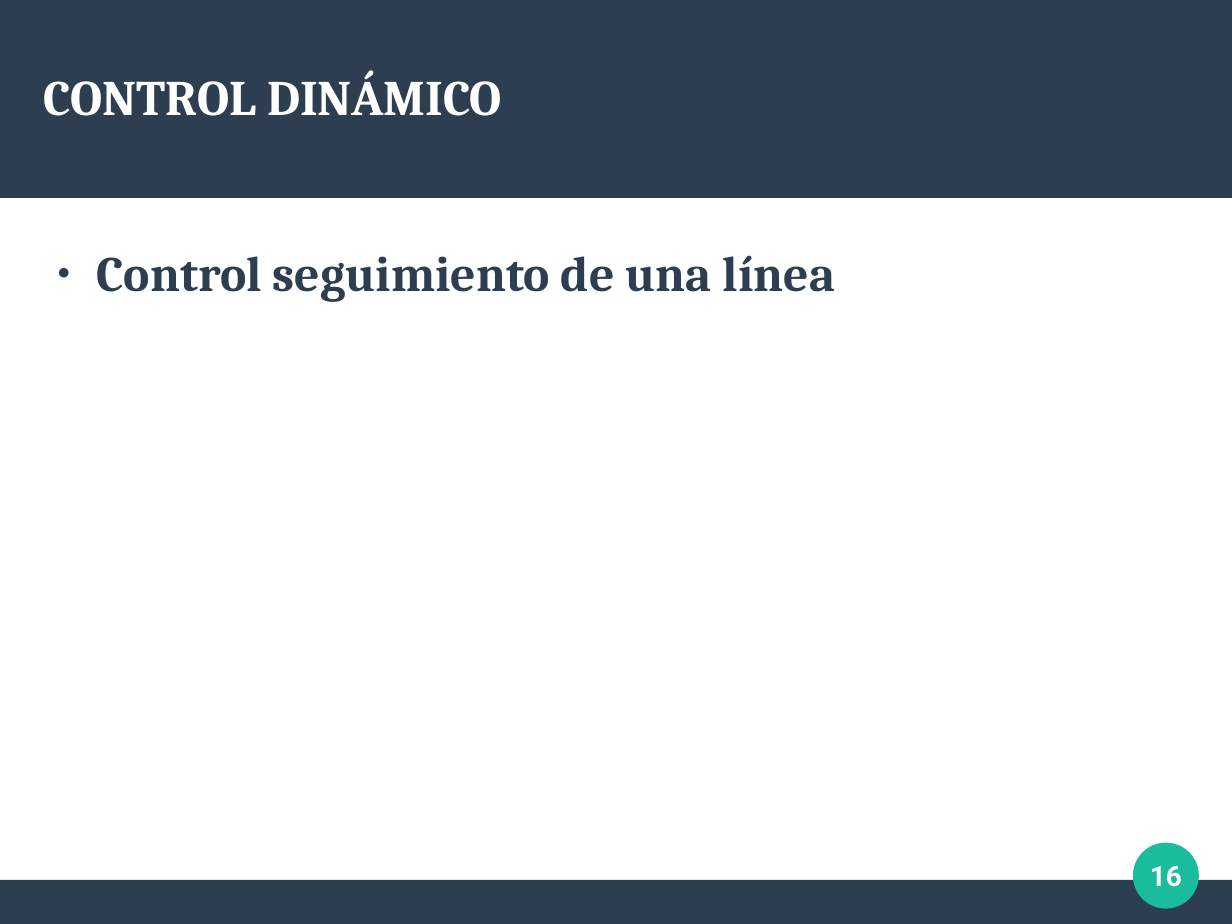
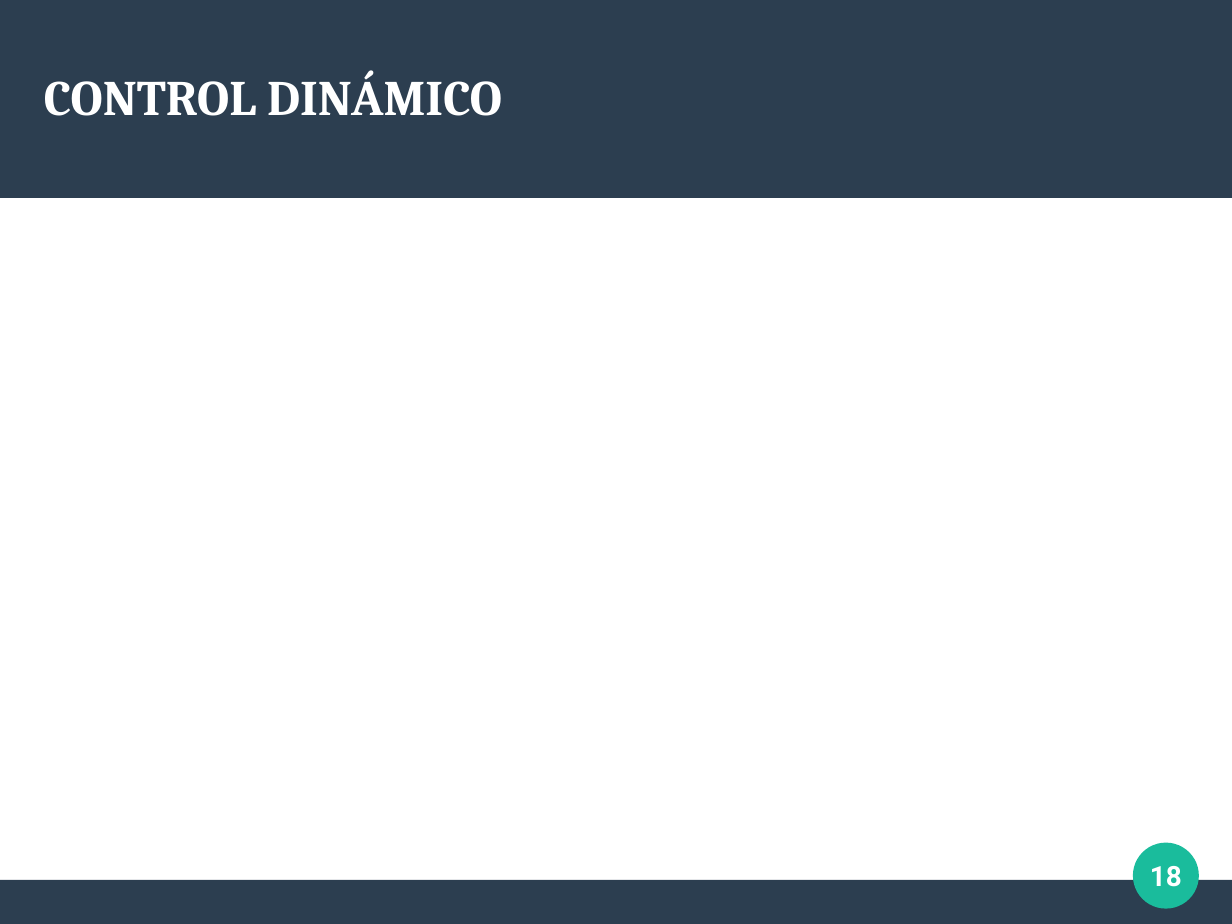
Before and after one commit to Arrivederccimamasita/Synchro_Drive_CyPR, a slide deck: slide 18 of Presentacion_defensa/defensa.odp (slide 16 before the commit). Drawn at 1232x924 pixels with LibreOffice and Linux fonts; fonts in the diff are those of the drawing. Boxes give left, top, right and bottom in pixels: in the first picture for what was removed or moved away, otherwise in the second. Text is boxed around its words. In the diff, an @@ line names an element or a change of style, - is before the commit and + after.

Commit message:
Presentacion

```diff
--- a/Presentacion_defensa/defensa.odp
+++ b/Presentacion_defensa/defensa.odp
@@ text removed at <box>97,255,835,302</box> @@
-● Control seguimiento de una línea
@@ page number at <box>1150,866,1182,887</box>: text changed @@
-16
+18
```
Also in this commit, not shown: 8 other slides changed, 2 slides added, 1 other file.
